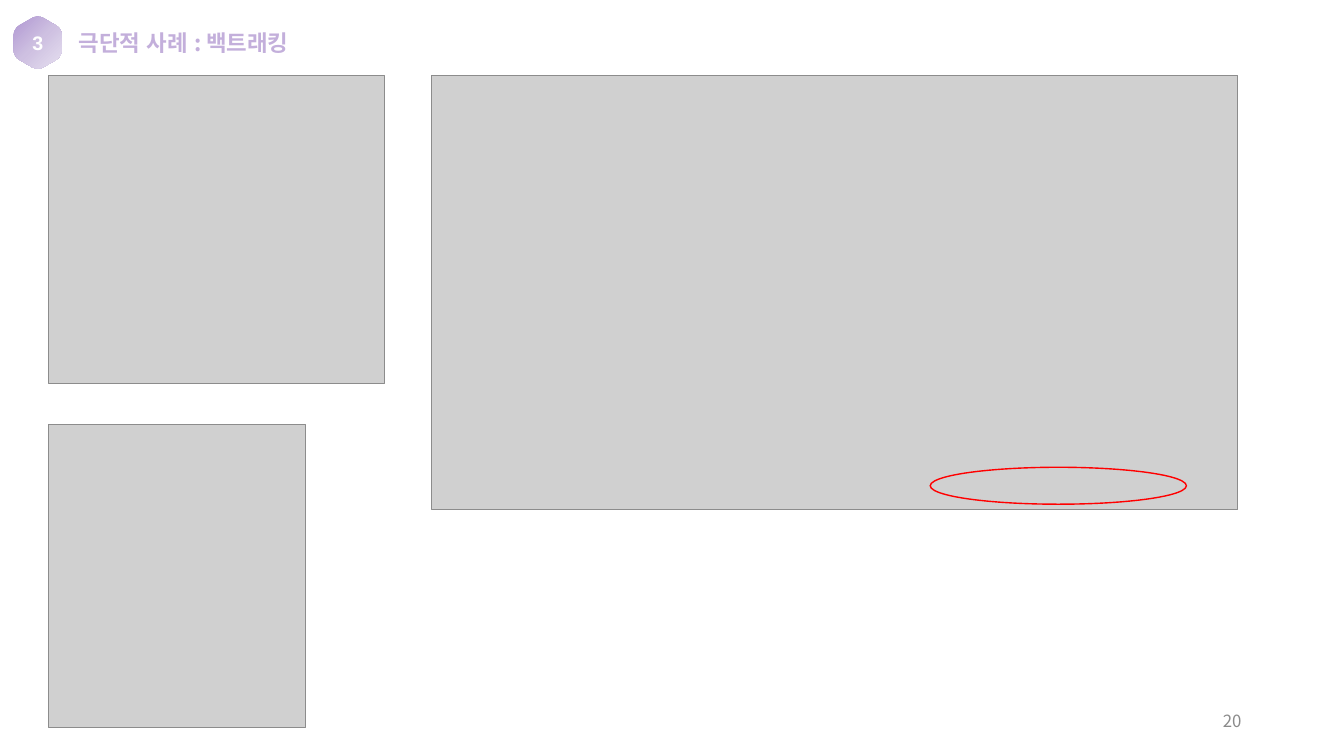
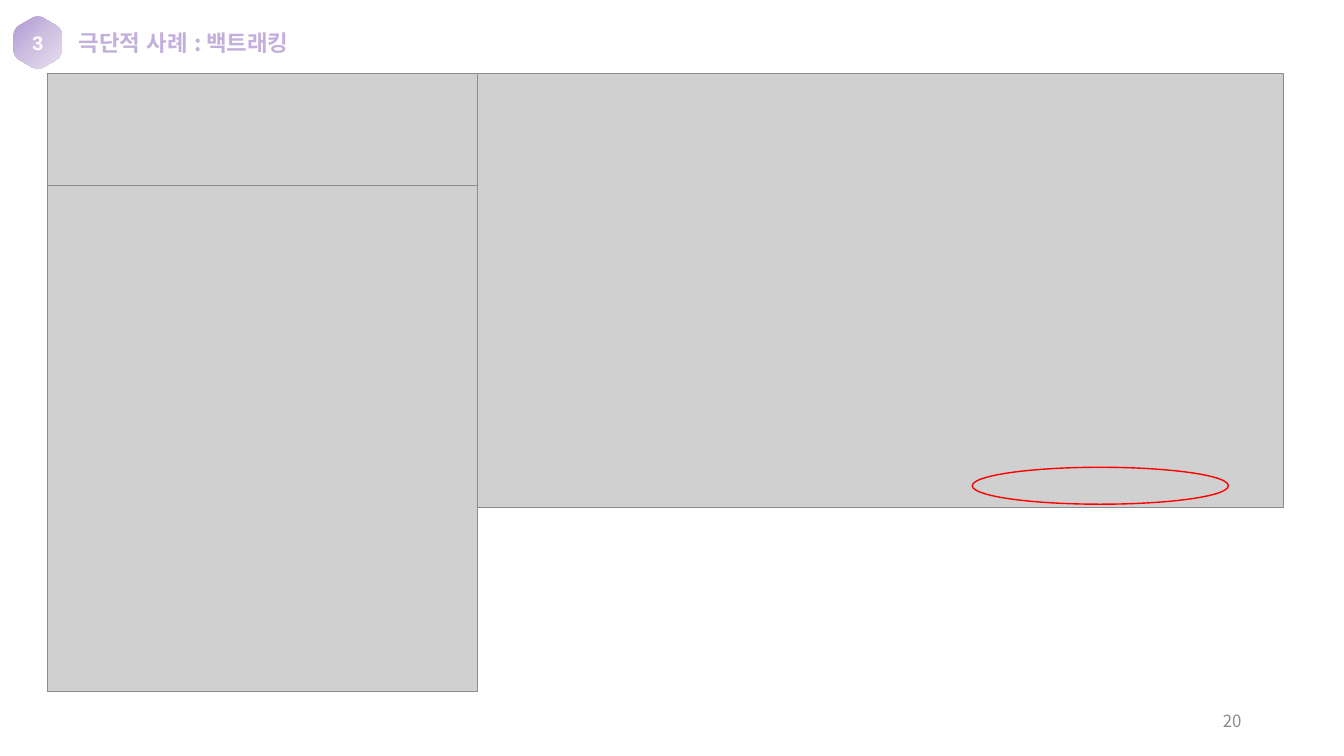
Before and after one commit to synm4/RE2-PCRE2-RegexBench, a slide deck: slide 20 of 정규표현식 라이브러리 성능 비교 (RegexBench) 프로그램 매뉴얼.pptx. Drawn at 1344x756 pixels with LibreOffice and Linux fonts; fonts in the diff are those of the drawing; grey boxes stand for pictures. Boxes give left, top, right and bottom in pixels: in the first picture for what was removed or moved away, otherwise in the second. Text is boxed around its words. In the diff, an @@ line names an element or a change of style, - is before the commit and + after.

```diff
--- a/정규표현식 라이브러리 성능 비교 (RegexBench) 프로그램 매뉴얼.pptx
+++ b/정규표현식 라이브러리 성능 비교 (RegexBench) 프로그램 매뉴얼.pptx
@@ picture: place and size @@
-picture at bbox=[48, 76, 384, 384]
+picture at bbox=[48, 74, 478, 468]
@@ picture: place and size @@
-picture at bbox=[433, 76, 1239, 510]
+picture at bbox=[477, 74, 1284, 508]
@@ picture: place and size @@
-picture at bbox=[48, 424, 306, 728]
+picture at bbox=[48, 186, 478, 692]
@@ ellipse: place and size @@
-ellipse at bbox=[931, 468, 1187, 505]
+ellipse at bbox=[973, 468, 1229, 505]
```
Also in this commit, not shown: 11 other slides changed.
